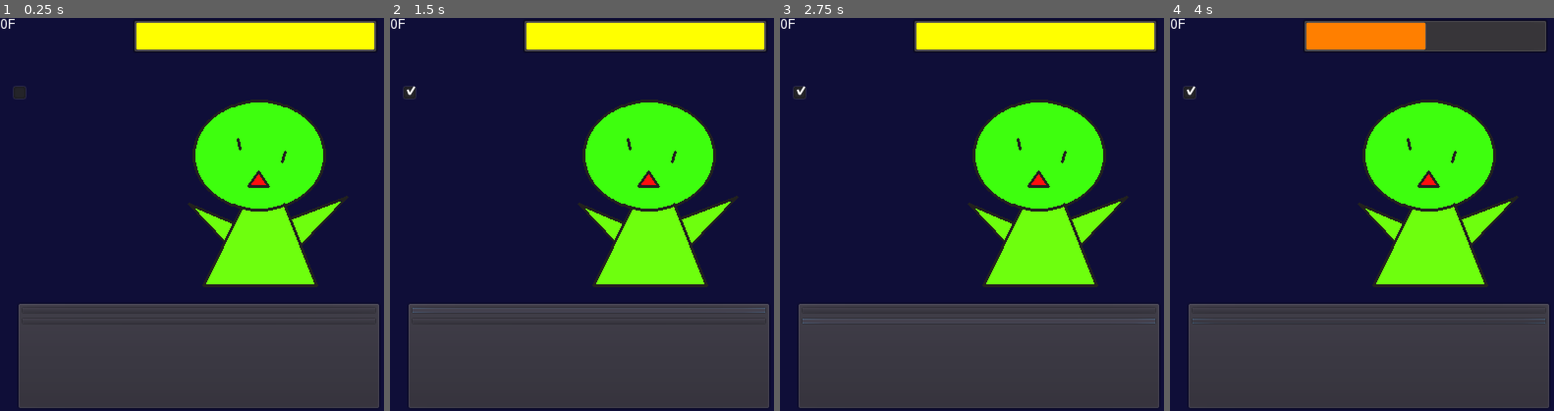
Above: before the commit, frames 1-4 (left to right).
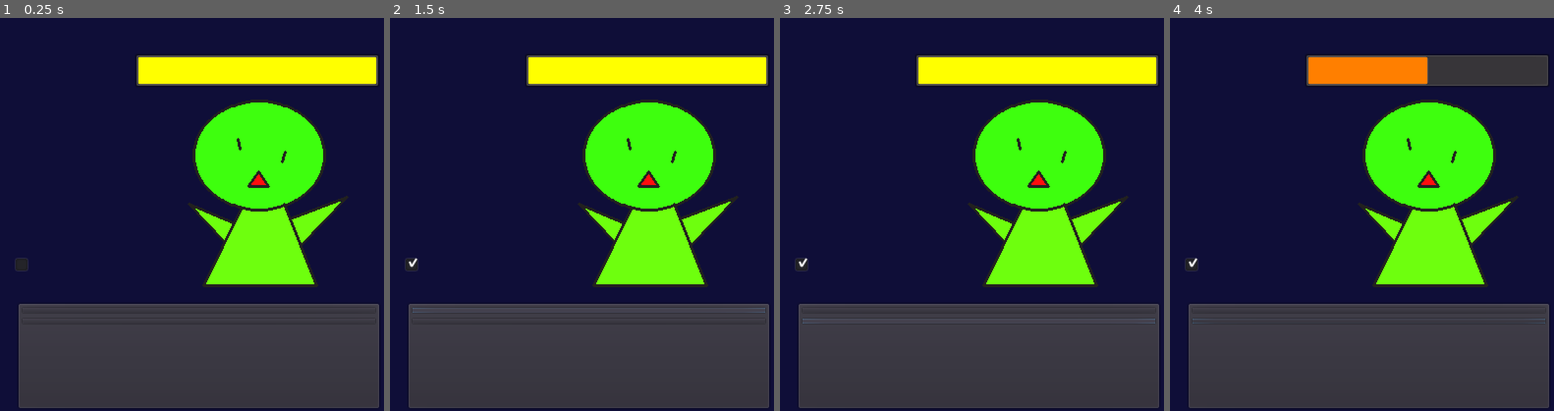
Above: after the commit, the same moments.

Repository: Yu-Channel/Simple-clicker
Game: Godot game, scene res://scene/Main.tscn
Two runs of this game, one before a commit and one after it. Both use one fixed random seed, a clock stepped at 60 frames per second and the inputs below.
Inputs (mouse positions are in pixels of both pictures, inside the frame that each line leads up to):
- Up to frame 1 (0.25 s): no input
- Up to frame 2 (1.5 s): click "ファームモード" (after the commit: "ボス前周回モード") at 0.5 s; click "Power +1(1)" at 1.25 s
- Up to frame 3 (2.75 s): click "AutoPower +1(0)" at 2 s
- Up to frame 4 (4 s): tap Enter at 2.75 s; drag from (1423, 175) to (1404, 128) at 2.77 s; drag from (1289, 234) to (1423, 175) at 3.52 s

The runs differ from the first frame. In frame 1, 9.8% of the frame differs, in the area x 0-99%, y 0-65%; in frame 2, 9.9%; in frame 3, 9.9%; in frame 4, 9.9%.

Commit message:
ゲーム終了時に保存、起動時に自動読み込み機能を追加

Diff:
--- a/scene/Main.tscn
+++ b/scene/Main.tscn
@@ -60,6 +60,21 @@
 outline_color = Color( 0.101961, 0.101961, 0.101961, 1 )
 font_data = ExtResource( 2 )
 
+[sub_resource type="DynamicFont" id=9]
+size = 36
+font_data = ExtResource( 2 )
+
+[sub_resource type="DynamicFont" id=10]
+size = 24
+font_data = ExtResource( 2 )
+
+[sub_resource type="DynamicFont" id=11]
+size = 21
+font_data = ExtResource( 2 )
+
+[sub_resource type="DynamicFont" id=12]
+font_data = ExtResource( 2 )
+
 [node name="Main" type="Node2D"]
 script = ExtResource( 3 )
 
@@ -84,15 +99,12 @@
 anchor_right = 1.0
 anchor_bottom = 1.0
 mouse_filter = 2
-__meta__ = {
-"_edit_lock_": true
-}
 
 [node name="HpBar" type="ProgressBar" parent="GUI/EnemyHP"]
-margin_left = 135.0
-margin_top = 1.0
-margin_right = 385.0
-margin_bottom = 36.0
+margin_left = 137.0
+margin_top = 36.0
+margin_right = 387.0
+margin_bottom = 71.0
 custom_styles/fg = SubResource( 4 )
 value = 50.0
 percent_visible = false
@@ -102,10 +114,10 @@
 anchor_top = 0.045
 anchor_right = 0.655
 anchor_bottom = 0.045
-margin_left = -30.0
-margin_top = -18.0
-margin_right = 30.0
-margin_bottom = 18.0
+margin_left = -117.0
+margin_top = 17.0
+margin_right = 121.0
+margin_bottom = 53.0
 custom_fonts/font = SubResource( 3 )
 text = "00/00"
 align = 1
@@ -159,14 +171,15 @@
 valign = 1
 
 [node name="FarmModeCheckBox" type="CheckBox" parent="GUI"]
-margin_left = 8.0
-margin_top = 63.0
-margin_right = 127.0
-margin_bottom = 90.0
+margin_left = 10.0
+margin_top = 238.0
+margin_right = 142.0
+margin_bottom = 265.0
 custom_fonts/font = SubResource( 8 )
-text = "ファームモード"
+text = "ボス前周回モード"
 
 [node name="Test_label" type="Label" parent="."]
+visible = false
 margin_left = 18.0
 margin_top = 99.0
 margin_right = 108.0
@@ -202,6 +215,7 @@
 value = 50.0
 percent_visible = false
 __meta__ = {
+"_edit_group_": true,
 "_edit_lock_": true
 }
 
@@ -215,9 +229,47 @@
 align = 1
 
 [node name="FloorLabel" type="Label" parent="HUD"]
-margin_right = 40.0
-margin_bottom = 14.0
+margin_left = 9.0
+margin_top = 11.0
+margin_right = 130.0
+margin_bottom = 62.0
+custom_fonts/font = SubResource( 9 )
 text = "0F"
+align = 1
+clip_text = true
+__meta__ = {
+"_edit_lock_": true
+}
+
+[node name="MoneyLabel" type="Label" parent="HUD"]
+margin_left = 137.0
+margin_top = 1.0
+margin_right = 197.0
+margin_bottom = 35.0
+custom_colors/font_color = Color( 0.870588, 1, 0.117647, 1 )
+custom_fonts/font = SubResource( 10 )
+text = "Money:"
+align = 1
+
+[node name="MoneyNumberLabel" type="Label" parent="HUD"]
+margin_left = 217.0
+margin_top = 4.0
+margin_right = 364.0
+margin_bottom = 34.0
+custom_fonts/font = SubResource( 11 )
+text = "money"
+align = 1
+valign = 1
+
+[node name="MoneyUnitLabel" type="Label" parent="HUD"]
+margin_left = 363.0
+margin_top = 10.0
+margin_right = 399.0
+margin_bottom = 40.0
+custom_fonts/font = SubResource( 12 )
+text = "YEN"
+align = 1
+valign = 1
 
 [connection signal="pressed" from="GUI/ButtonUI/VBox/PowerButton" to="." method="_on_PowerButton_pressed"]
 [connection signal="pressed" from="GUI/ButtonUI/VBox/AutoPowerButton" to="." method="_on_AutoPowerButton_pressed"]
--- a/scripts/Grobal.gd
+++ b/scripts/Grobal.gd
@@ -7,6 +7,16 @@
 const AUTO_CLICK_POWER_INIT = 0	# オートの初期攻撃力
 
 var ThousandsSparatorUnit:Array = ["dummy", "K", "M", "G", "T", "P", "E", "Z", "Y", "R", "Q"]
+
+const SAVEFILE = "res://savedata.hage"
+# セーブファイルの初期化用
+var save_init = {
+	"Money": "",
+	"Floor": "",
+	"Farm_mode_flag": "",
+	"Click_power": "",
+	"Auto_click_power": ""
+}
 
 # グローバル変数
 ## ゲーム
--- a/scripts/Main.gd
+++ b/scripts/Main.gd
@@ -2,6 +2,7 @@
 
 onready var enemy_node = $Enemy
 onready var enemy_cooldown = $Enemy/EnemyCooldown
+
 onready var hp_label = $GUI/EnemyHP/HpNumLabel
 onready var hp_bar = $GUI/EnemyHP/HpBar
 onready var hp_bar_stylebox = $GUI/EnemyHP/HpBar.get("custom_styles/fg")
@@ -9,9 +10,13 @@
 onready var power_button_label = $GUI/ButtonUI/VBox/PowerButtonLabel
 onready var auto_power_button = $GUI/ButtonUI/VBox/AutoPowerButton
 onready var auto_power_button_label = $GUI/ButtonUI/VBox/AutoPowerButtonLabel
+onready var farm_mode = $GUI/FarmModeCheckBox
+
 onready var hud_timer_bar = $HUD/TimerBar
 onready var hud_iimer_label = $HUD/TimerBar/Label
-onready var farm_mode = $GUI/FarmModeCheckBox
+onready var hud_floor_label = $HUD/FloorLabel
+onready var hud_money_label = $HUD/MoneyLabel
+onready var hud_number_label = $HUD/MoneyNumberLabel
 
 enum ThousandsSparatorUnit { null, K, M, G, T, P, E, Z, Y, R, Q }
 
@@ -24,9 +29,14 @@
 func _ready():
 	## debug log ##
 
+	load_file()
 	# タイマーの準備 と 敵の呼び出し
 	enemy_cooldown.connect("timeout", self, "_on_EnemyCooldown_timeout")
 	call_enemy()
+
+	hud_floor_label.text = str(Grobal.floor_num) + "F"
+
+
 
 # フレームごとの処理===================
 func _process(_delta):
@@ -46,6 +56,9 @@
 
 	# お買い物の自動更新
 	shop_price()
+
+	# お金のラベルを更新
+	hud_number_label.text = (str(unit_conversion(Grobal.money)))
 
 	# オートクリックの判定
 	if !(frame60) && (Grobal.enemy_hp > 0):
@@ -91,6 +104,8 @@
 	elif Grobal.enemy_hp <= 0:
 			Grobal.floor_num += 1
 
+	hud_floor_label.text = str(Grobal.floor_num) + "F"
+
 
 func _on_EnemyCooldown_timeout():
 	call_enemy()
@@ -145,10 +160,9 @@
 # 3桁カンマ区切りの関数
 func unit_conversion(_num):
 	var digit:int = 0	# 桁数
-	var thousands_separator:float = 0	# 3桁区切りの回数
+	var thousands_separator = 0	# 3桁区切りの回数
 	var num_conv = 0
 	var num_conv_str
-	var digit_v = 0
 
 	# 数字が何桁(digit)あるか数える
 	var _i = _num
@@ -158,7 +172,7 @@
 
 	# 3桁カンマで何個あるかを調べる
 	# 結果に -1 しているのは表示が小数点になってしまうため
-	thousands_separator = int(digit / 3) - 1
+	thousands_separator = round(digit / 3) - 1
 
 	# 10単位以上は単位自体が存在しないため切り捨て
 	# 単位は10種類["dummy", "K", "M", "G", "T", "P", "E", "Z", "Y", "R", "Q"]
@@ -178,3 +192,54 @@
 
 	else: # 数字が少なかったらそのまま表示
 		return _num
+
+# 終了時の処理
+func _notification(what):
+	if what == MainLoop.NOTIFICATION_WM_QUIT_REQUEST:
+		print("Quit")
+		save_file()
+
+func save_file():
+	# セーブファイルの書き込みの準備
+	var save_init = {
+		"Money": str(Grobal.money),
+		"Floor": str(Grobal.floor_num),
+		"Farm_mode_flag": str(Grobal.farm_mode_flag),
+		"Click_power": str(Grobal.click_power),
+		"Auto_click_power": str(Grobal.auto_click_power)
+	}
+
+	# JSONテキストに変換
+	var save_data = JSON.print(save_init, "\t")
+
+	# セーブデータの書き込み処理
+	var _save_file = File.new()
+	_save_file.open(Grobal.SAVEFILE, File.WRITE)
+	_save_file.store_string(save_data)
+	_save_file.close()
+
+func load_file():
+	var _load_file = File.new()
+	if _load_file.file_exists(Grobal.SAVEFILE):
+		# セーブファイルが存在する場合
+		_load_file.open(Grobal.SAVEFILE, File.READ)
+		var load_conv = _load_file.get_as_text()
+		# JSONテキストを変換
+		var err = JSON.parse(load_conv)
+		if err.error == OK:
+			# 正常に変換できた場合
+			# 読み込みの処理
+			Grobal.money = err.result["Money"]
+			Grobal.floor_num = err.result["Floor"]
+#			print(str(err.result["Farm_mode_flag"]))
+#			if err.result["Farm_mode_flag"] == 1:
+#				farm_mode.pressed = true
+			Grobal.click_power = err.result["Click_power"]
+			Grobal.auto_click_power = err.result["Auto_click_power"]
+
+		else:
+			# 失敗したらセーブデータを作成
+			pass
+	else:
+		# 存在しない場合はセーブデータを作成
+		pass
--- a/scripts/Test_label.gd
+++ b/scripts/Test_label.gd
@@ -1,7 +1,6 @@
 extends Label
 
 onready var main_node = $".."
-onready var enemy_cooldown = $"../EnemyCooldown"
 
 func _process(_delta):
 	text = ("\nfloor:" + str(Grobal.floor_num)
Not shown: 1 places in scene/Main.tscn that only renumber resources
